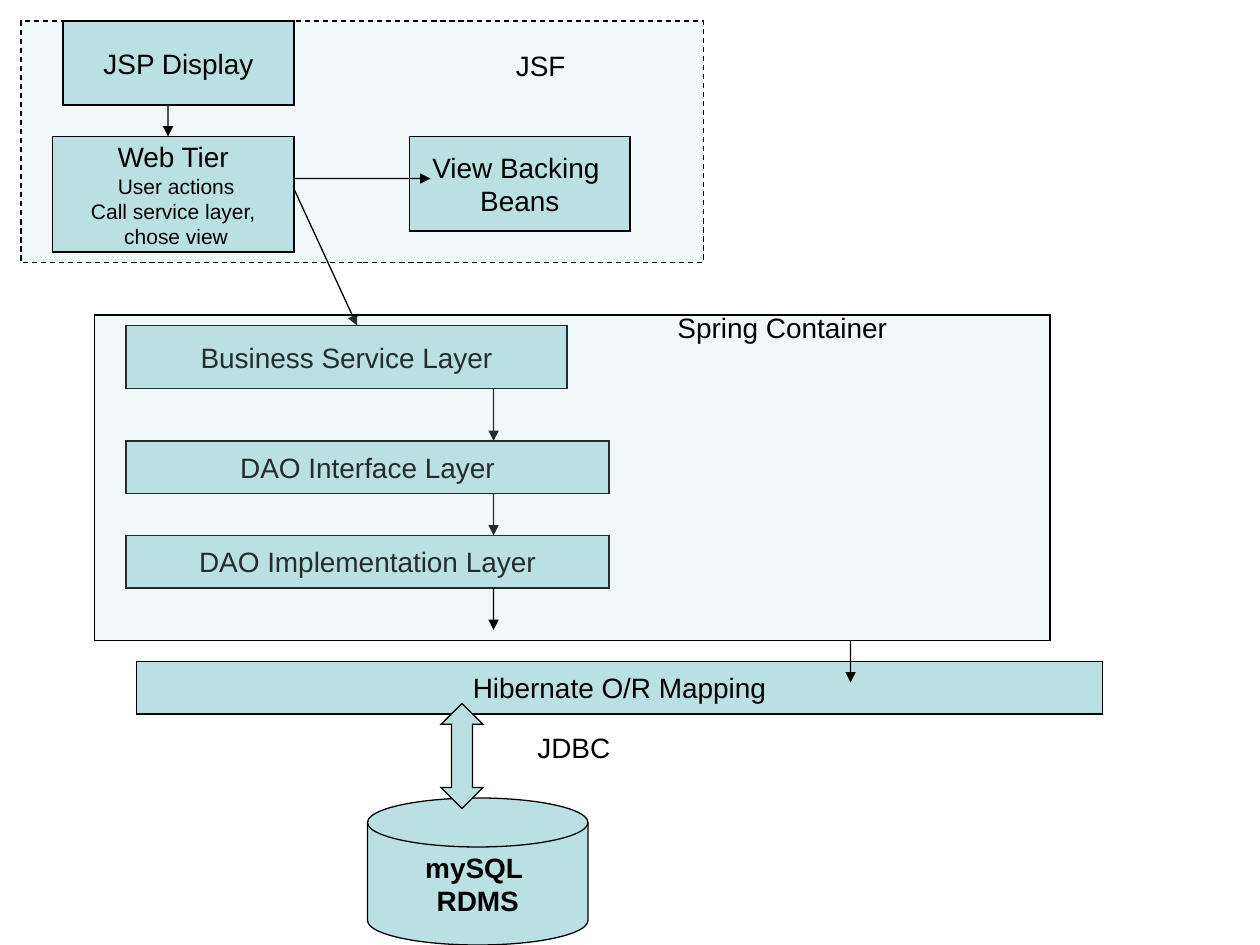
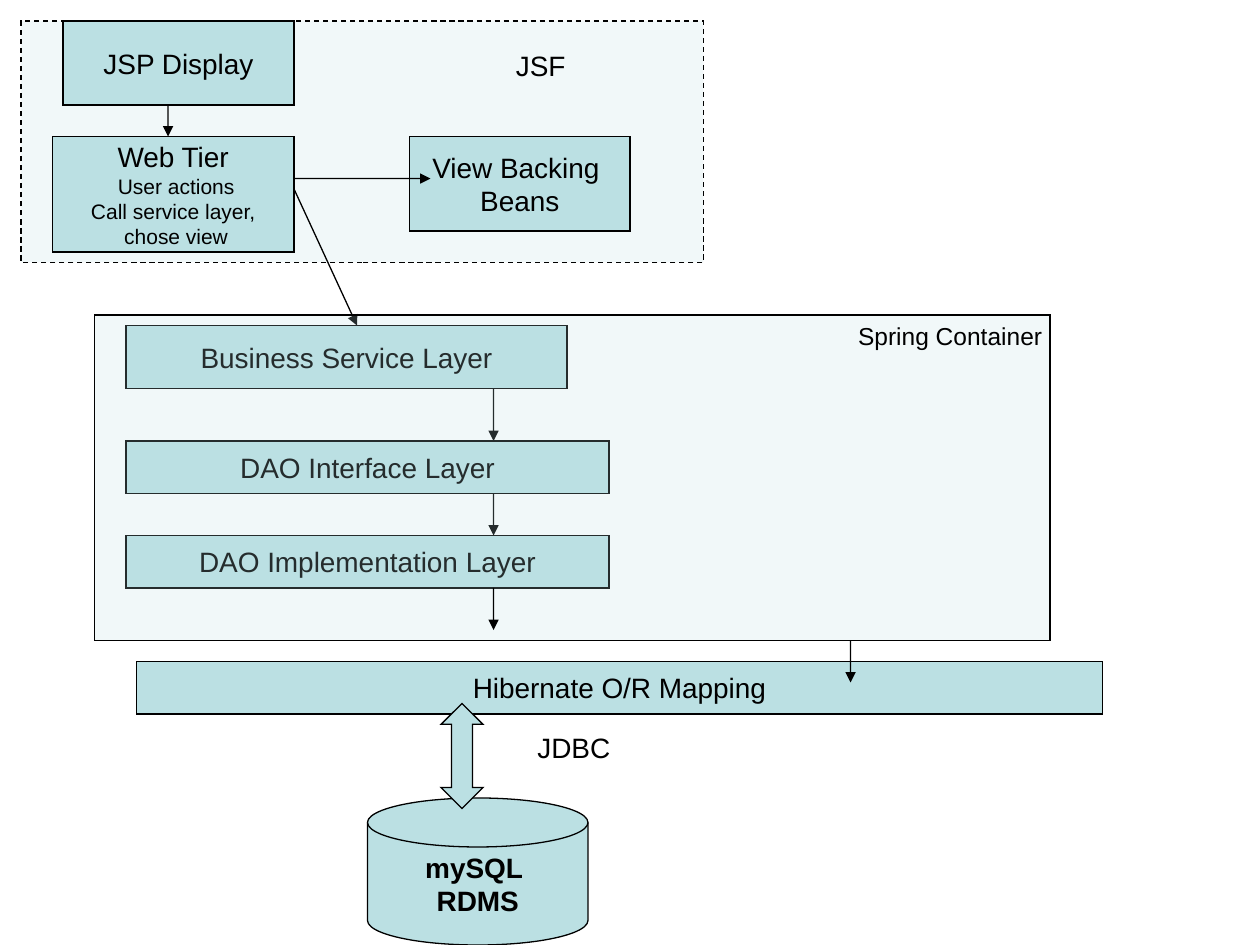
Before and after one commit to NCIP/cagrid-portal, a slide deck: slide 2 of cagrid-1-0/Documentation/docs/portal/AppLayerDiagram.ppt. Drawn at 1260x945 pixels with LibreOffice and Linux fonts; fonts in the diff are those of the drawing. Boxes give left, top, right and bottom in pixels: in the first picture for what was removed or moved away, otherwise in the second. Text is boxed around its words. In the diff, an @@ line names an element or a change of style, - is before the commit and + after.

```diff
--- a/cagrid-1-0/Documentation/docs/portal/AppLayerDiagram.ppt
+++ b/cagrid-1-0/Documentation/docs/portal/AppLayerDiagram.ppt
@@ text "Spring Container": place and size @@
-text "Spring Container" at bbox=[677, 317, 887, 344]
+text "Spring Container" at bbox=[858, 327, 1042, 350]
@@ text "Spring Container" at bbox=[858, 327, 1042, 350]: size 16 to 14 pt; less space between paragraphs @@
```
Also in this commit, not shown: 2 other slides changed, 2 other files.
